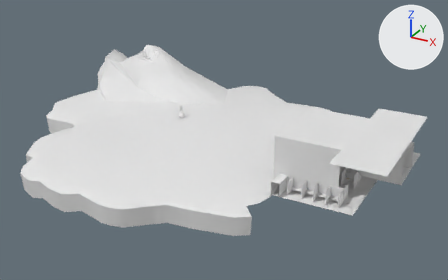
The FBX model Assets/Models/Office.fbx as it was, and as the next commit left it.
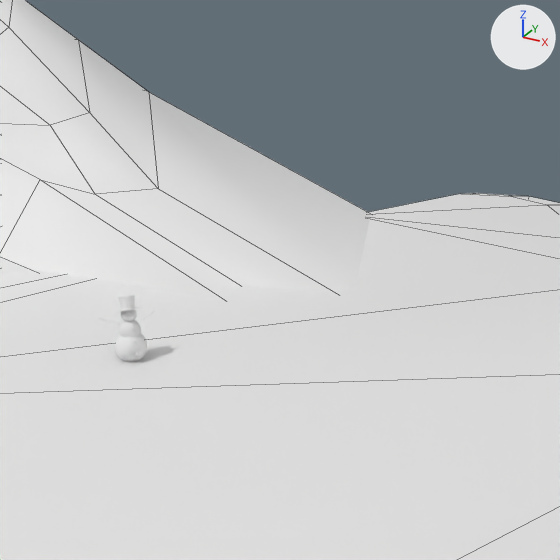
The first picture shows the older version from a 50 mm camera at (49.0, -219.0, 108.0) aimed at (-81.0, 17.0, -10.0). The close-ups show both versions on the part from 35% to 59% of the width and 17% to 56% of the height of that picture; other places that the commit changed are outside them. The axes (+X, +Y, +Z) are drawn at upper right. The lights are the same throughout. The close-ups show mesh edges as thin lines. Where no turn or scale is listed for an object, it has been applied to the vertices.

Objects in the first close-up: 'Iceberg', 'Snowman'.
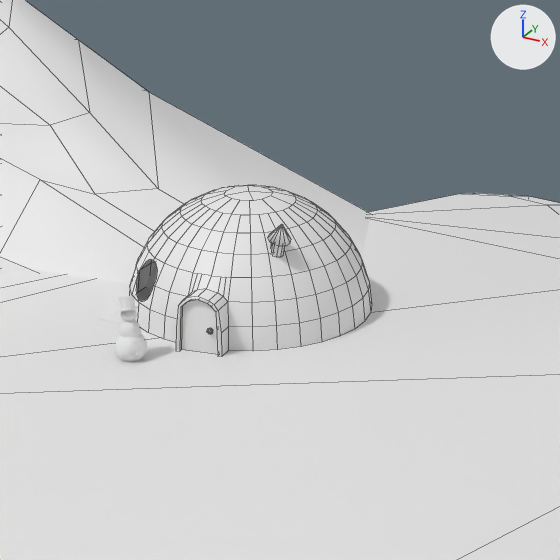
Boxes (x1, y1, x2, y2) around the edits, measured in the close-ups (560 x 560 px):
'Igloos', added
    after: (129, 185, 371, 356)

What the commit changed:
Mesh me_igloos is new.
It has 405 vertices, 323 faces and spans x -9.2..15.4, y -13.1..13.1, z 2.4..14.7.
It uses material mat_office (white #e7e7e7).
Object 'Igloos' (ob_igloos) is new; it shows me_igloos.
Its location is (-111.54, 44.94, -10.57).
